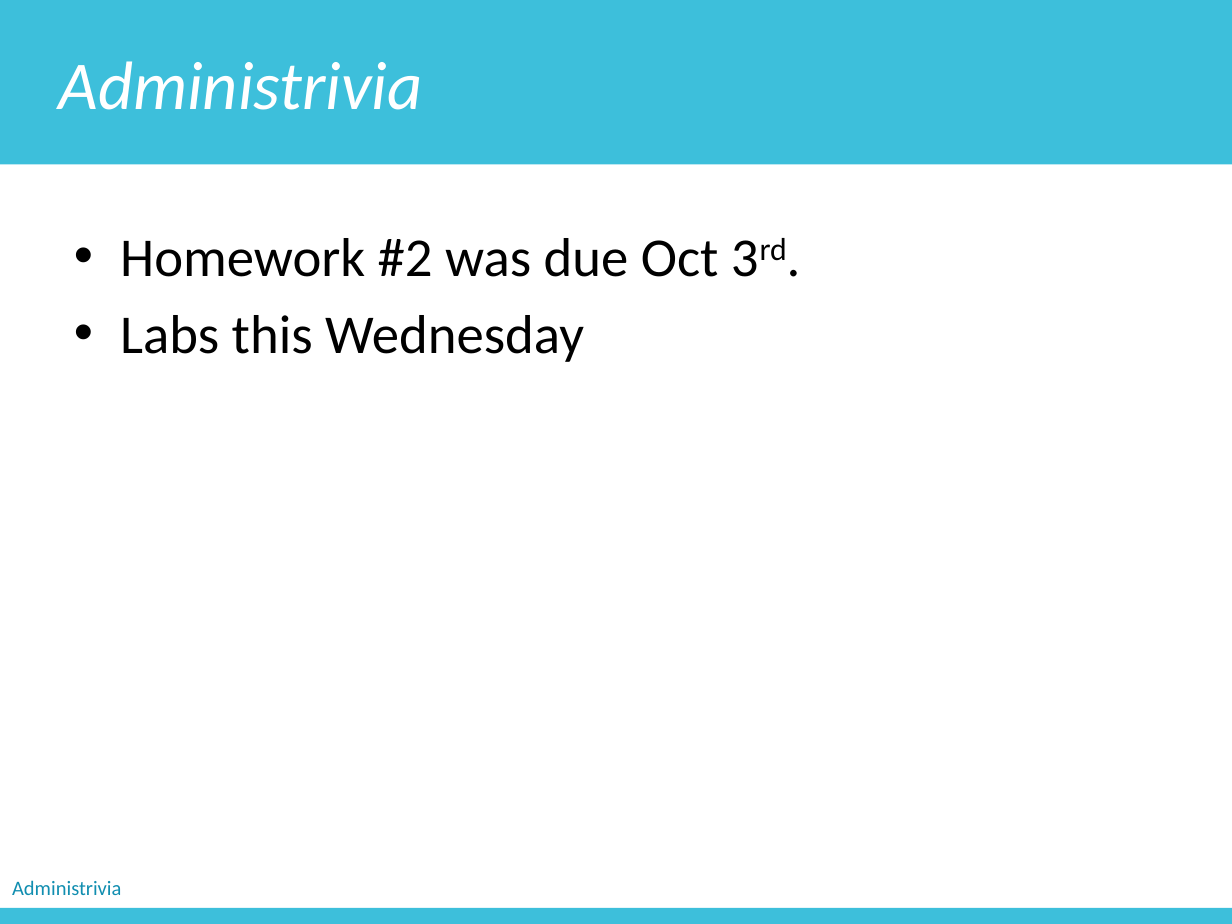
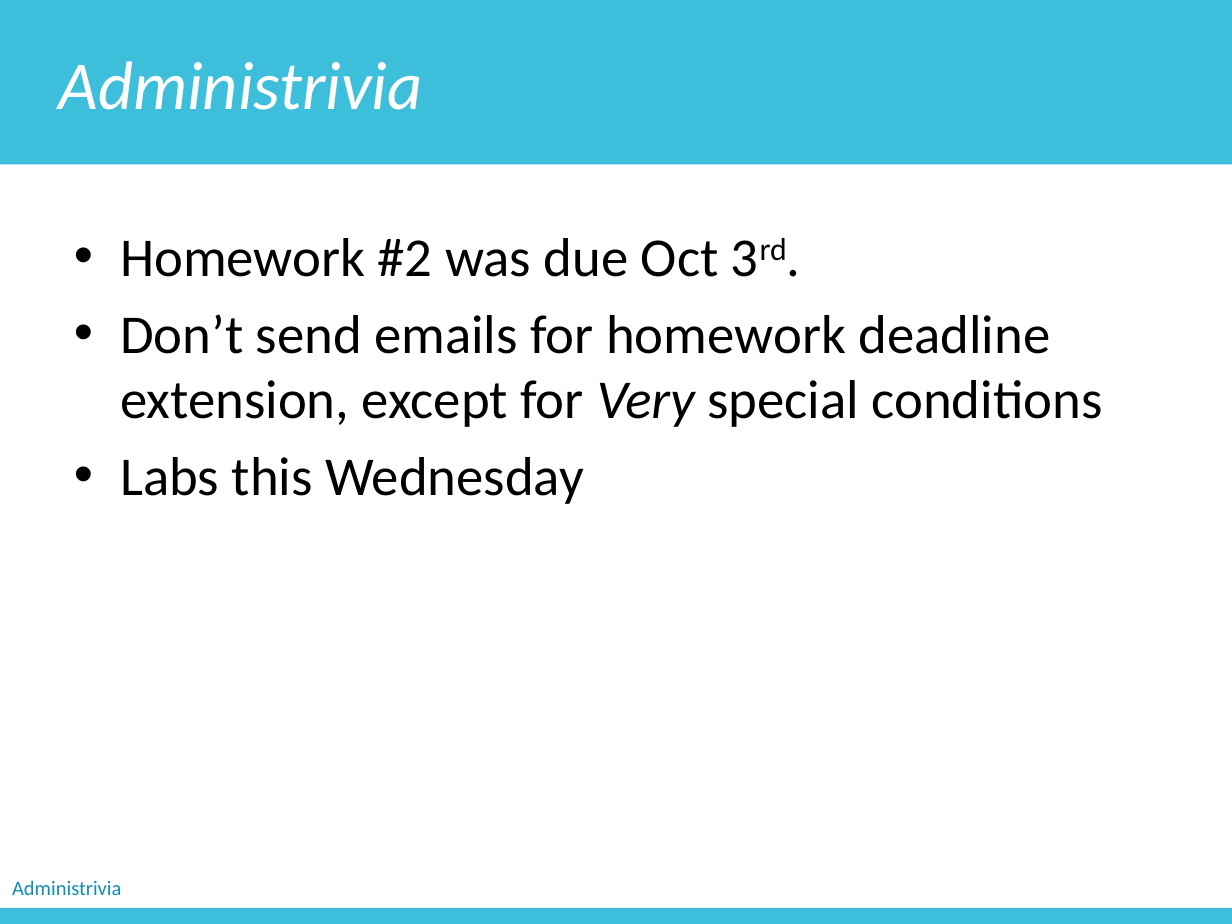
Before and after one commit to zichengliao/zuics101-fa17, a slide deck: slide 3 of lectures/lec05/lec05.pptx. Drawn at 1232x924 pixels with LibreOffice and Linux fonts; fonts in the diff are those of the drawing. Boxes give left, top, right and bottom in pixels: in the first picture for what was removed or moved away, otherwise in the second. Text is boxed around its words. In the diff, an @@ line names an element or a change of style, - is before the commit and + after.

```diff
--- a/lectures/lec05/lec05.pptx
+++ b/lectures/lec05/lec05.pptx
@@ text at bbox=[120, 314, 1103, 427]: paragraph added @@
+• Don’t send emails for homework deadline extension, except for Very special conditions
```
Also in this commit, not shown: 50 other slides changed, 4 slides added, 1 slide removed, 1 other file.
